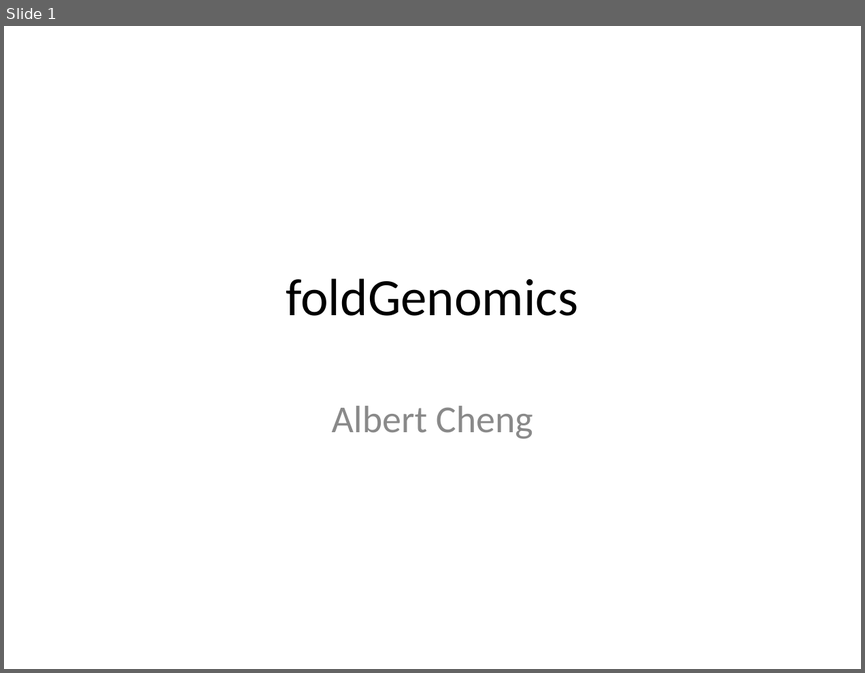
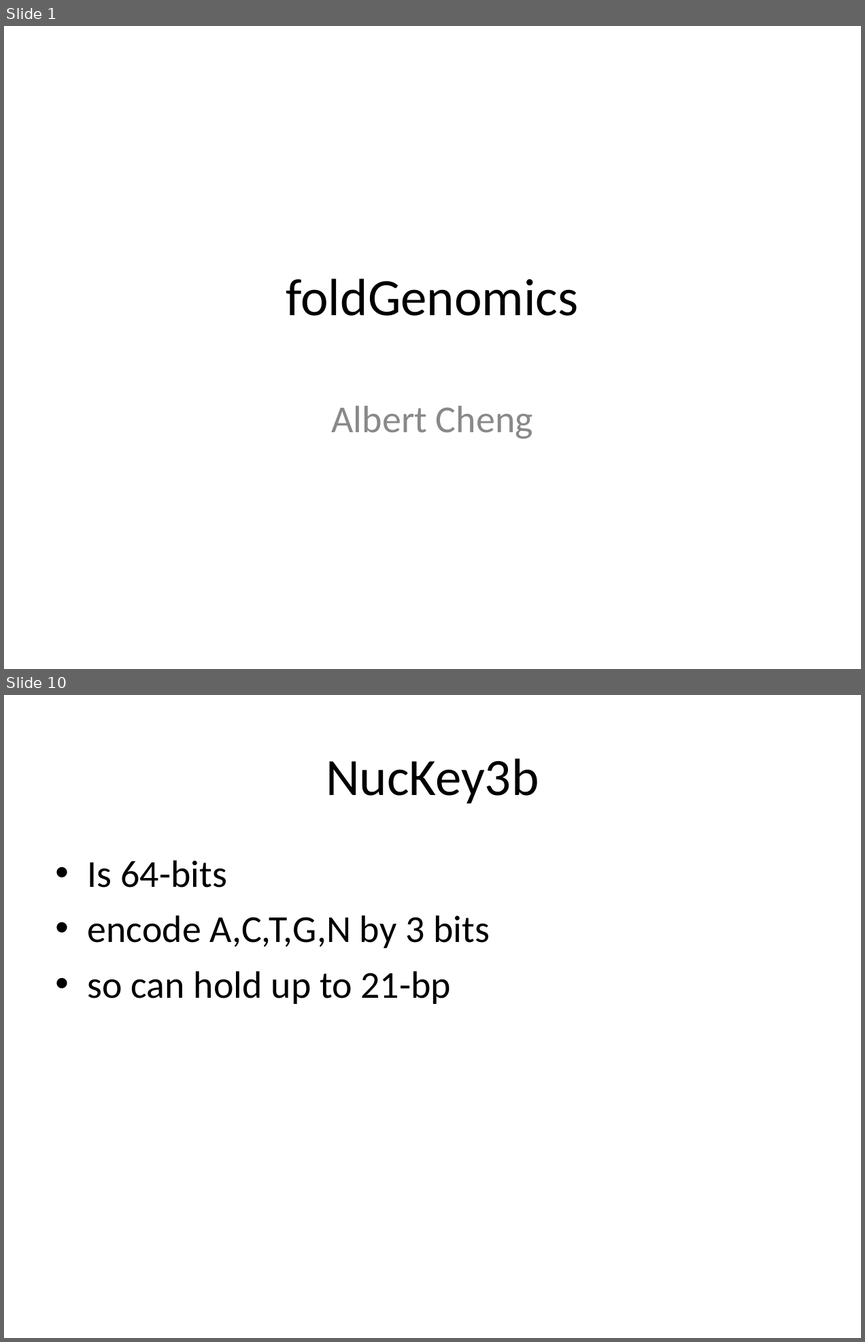
Before and after one commit to albertwcheng/foldGenomics, a slide deck: foldGenomics.ppt. Shown one above the other, each under a label of ours: slide 1 before the commit, slides 1 and 10 after it; the slides between them are not shown. The pictures are 865x673 and 865x1342 pixels, drawn with LibreOffice and Linux fonts; fonts in the diff are those of the drawing. Boxes give left, top, right and bottom in pixels: in the first picture for what was removed or moved away, otherwise in the second. Text is boxed around its words. In the diff, an @@ line names an element or a change of style, - is before the commit and + after.

```diff
--- a/foldGenomics.ppt
+++ b/foldGenomics.ppt
@@ slide 10 added at <box>4,695,861,1338</box>, background #FFFFFF @@
@@ title added at <box>326,758,538,804</box>, 44 pt, text #000000 @@
+NucKey3b
@@ text added at <box>88,860,490,1004</box>, 32 pt, text #000000 @@
+• Is 64-bits
+• encode A,C,T,G,N by 3 bits
+• so can hold up to 21-bp
```
Also in this commit, not shown: 1 slide changed, 7 other slides added, 1 slide removed.
